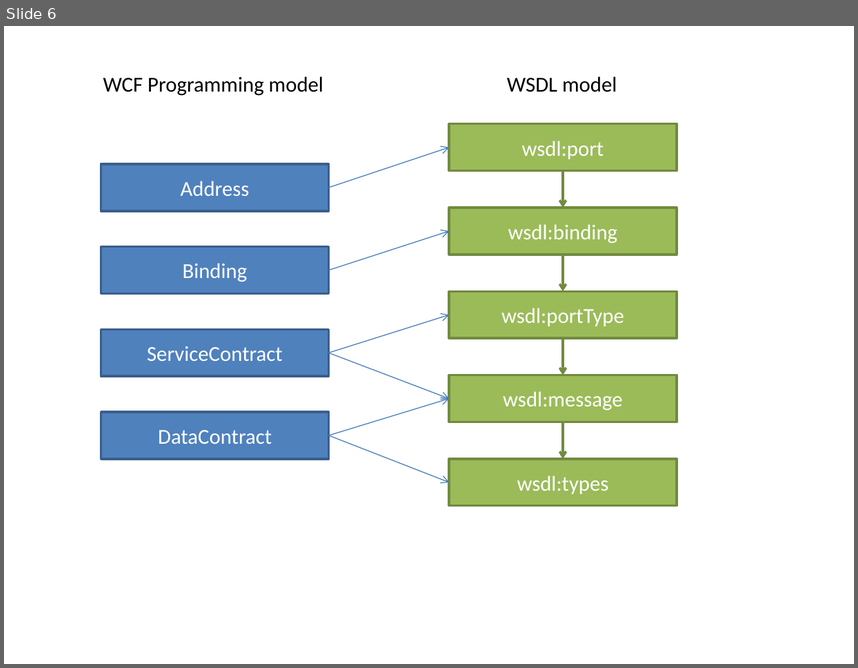
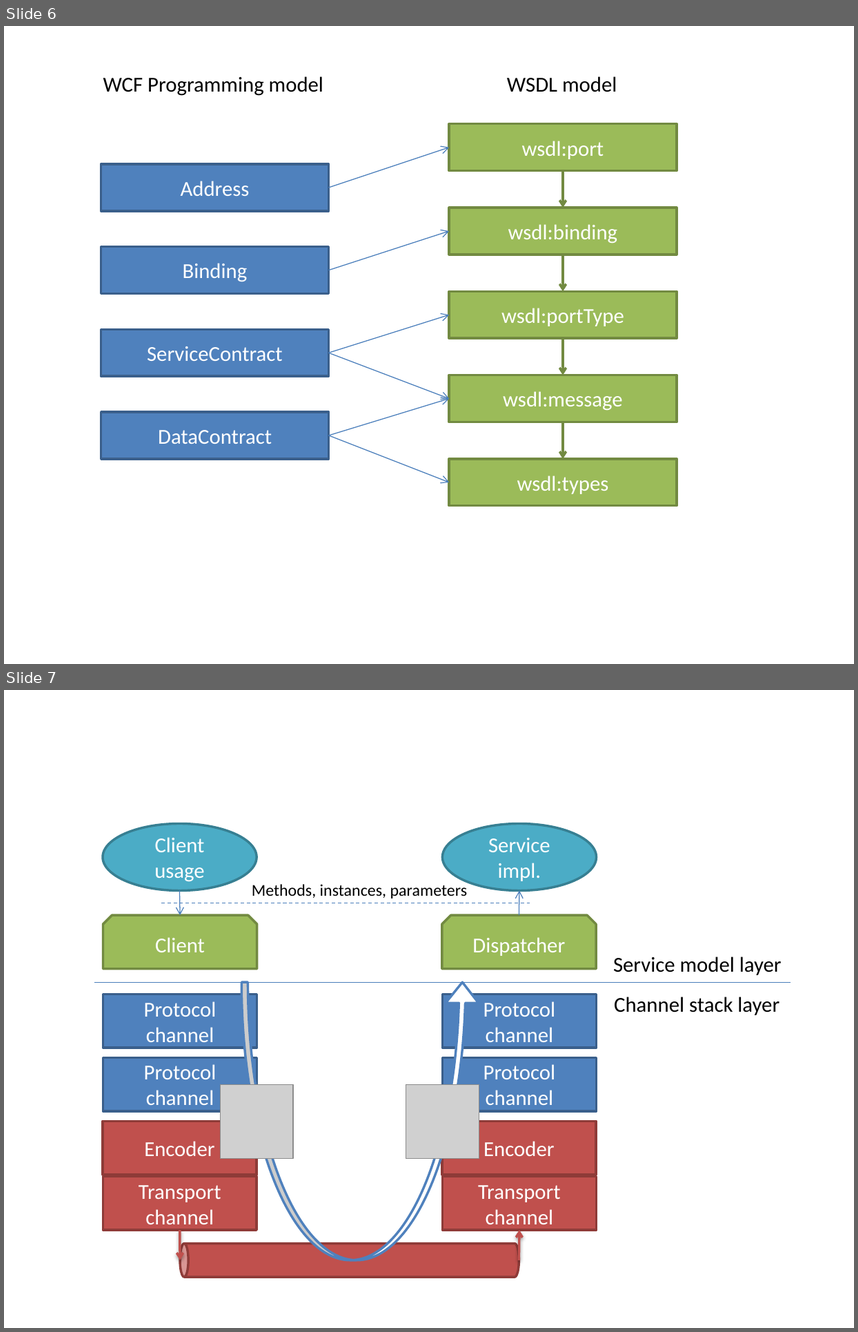
Before and after one commit to pmhsfelix/PROMPT11-06-Services-prep, a slide deck: docs/imgs/img.source.pptx. Shown one above the other, each under a label of ours: slide 6 before the commit, slides 6 and 7 after it. The pictures are 858x668 and 858x1332 pixels, drawn with LibreOffice and Linux fonts; fonts in the diff are those of the drawing; grey boxes stand for pictures. Boxes give left, top, right and bottom in pixels: in the first picture for what was removed or moved away, otherwise in the second. Text is boxed around its words. In the diff, an @@ line names an element or a change of style, - is before the commit and + after.

```diff
--- a/docs/imgs/img.source.pptx
+++ b/docs/imgs/img.source.pptx
@@ slide 7 added at [4, 690, 854, 1328], background #FFFFFF @@
@@ ellipse added at [103, 823, 257, 891], fill #4BACC6, outline #377F92 2 pt, 18 pt, text #FFFFFF @@
+Client usage
@@ ellipse added at [443, 823, 597, 891], fill #4BACC6, outline #377F92 2 pt, 18 pt, text #FFFFFF @@
+Service impl.
@@ arrow added from (180, 891) to (180, 915), #4B7EBC 0.75 pt @@
@@ text added at [252, 881, 468, 898], 14 pt, text #000000 @@
+Methods, instances, parameters
@@ arrow added from (519, 915) to (519, 891), #4B7EBC 0.75 pt @@
@@ snip same rect added at [103, 915, 257, 969], fill #9BBB59, outline #738A42 2 pt, 18 pt, text #FFFFFF @@
+Client
@@ line added from (161, 903) to (529, 903), #4B7EBC 0.75 pt dashed @@
@@ snip same rect added at [441, 915, 595, 969], fill #9BBB59, outline #738A42 2 pt, 18 pt, text #FFFFFF @@
+Dispatcher
@@ text added at [613, 956, 782, 975], 18 pt, text #000000 @@
+Service model layer
@@ line added from (94, 983) to (791, 983), #4B7EBC 0.75 pt @@
@@ rectangle added at [103, 994, 257, 1048], fill #4F81BD, outline #3A5F8C 2 pt, 18 pt, text #FFFFFF @@
+Protocol channel
@@ curved up arrow added at [242, 983, 479, 1261], fill #FFFFFF, outline #4F81BD 2 pt @@
@@ rectangle added at [443, 994, 597, 1048], fill #4F81BD, outline #3A5F8C 2 pt, 18 pt, text #FFFFFF @@
+Protocol channel
@@ text added at [614, 996, 780, 1015], 18 pt, text #000000 @@
+Channel stack layer
@@ rectangle added at [103, 1057, 257, 1111], fill #4F81BD, outline #3A5F8C 2 pt, 18 pt, text #FFFFFF @@
+Protocol channel
@@ rectangle added at [443, 1057, 597, 1111], fill #4F81BD, outline #3A5F8C 2 pt, 18 pt, text #FFFFFF @@
+Protocol channel
@@ picture added at [220, 1085, 293, 1159] @@
@@ picture added at [406, 1085, 479, 1159] @@
@@ rectangle added at [103, 1121, 257, 1174], fill #C0504D, outline #8E3B39 2 pt, 18 pt, text #FFFFFF @@
+Encoder
@@ rectangle added at [441, 1121, 595, 1174], fill #C0504D, outline #8E3B39 2 pt, 18 pt, text #FFFFFF @@
+Encoder
@@ rectangle added at [103, 1176, 257, 1230], fill #C0504D, outline #8E3B39 2 pt, 18 pt, text #FFFFFF @@
+Transport channel
@@ rectangle added at [443, 1176, 597, 1230], fill #C0504D, outline #8E3B39 2 pt, 18 pt, text #FFFFFF @@
+Transport channel
@@ cylinder added at [180, 1243, 519, 1276], fill #C0504D, outline #8E3B39 2 pt @@
@@ arrow added from (180, 1230) to (180, 1259), #C0504D 2 pt @@
@@ arrow added from (519, 1259) to (519, 1230), #C0504D 2 pt @@
```
Also in this commit, not shown: 5 other slides added, 6 other files.
